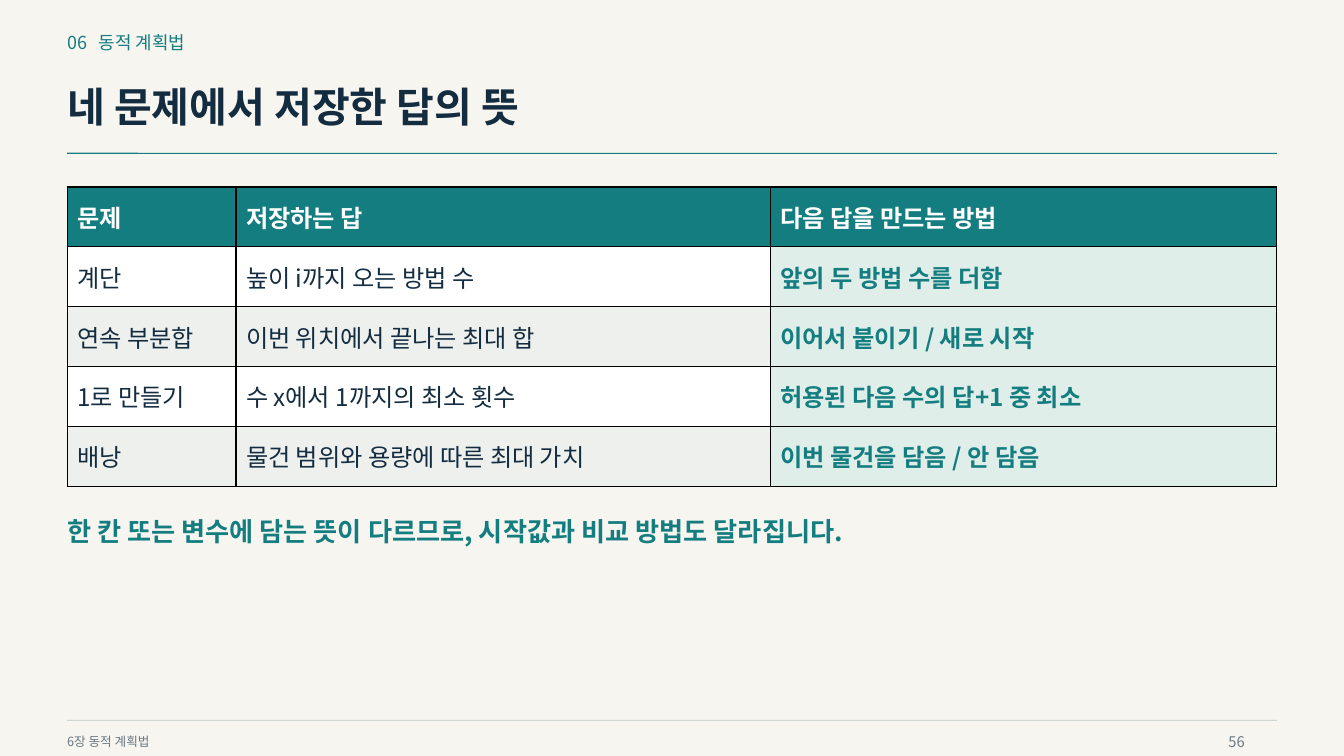
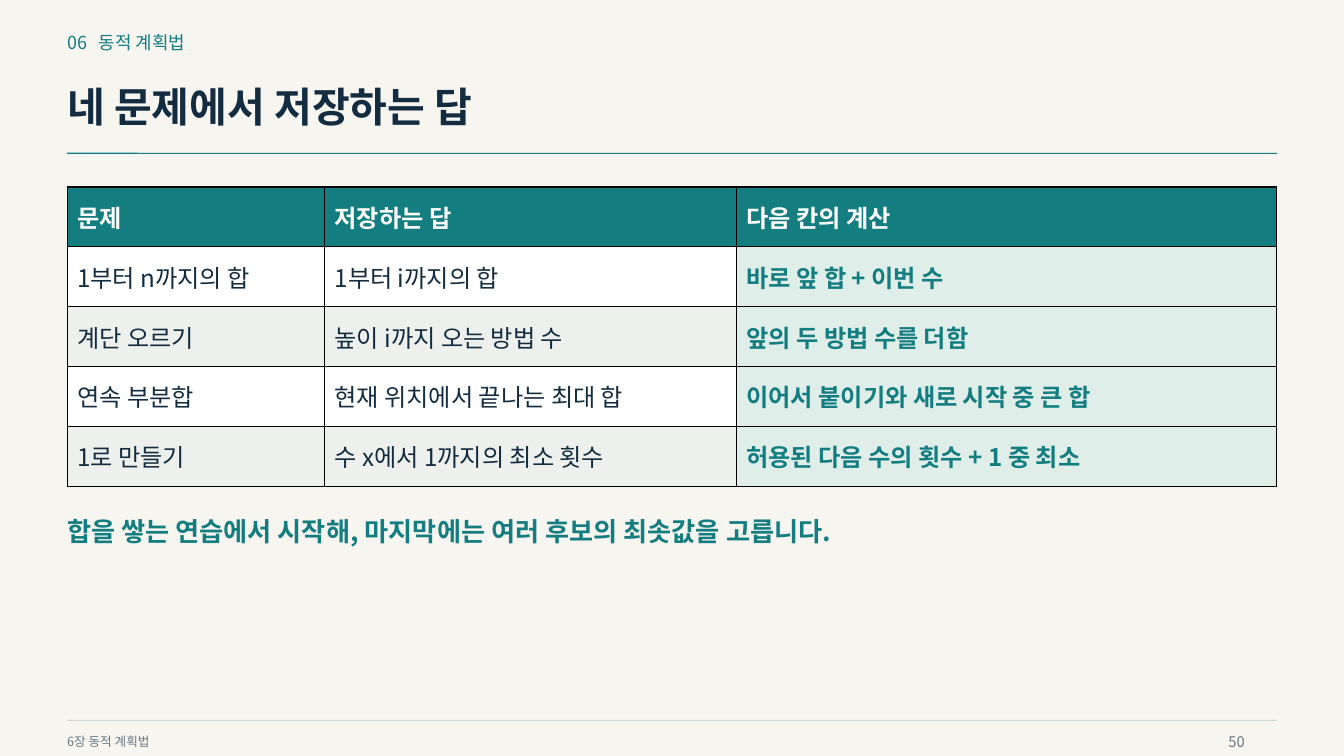
Before and after one commit to Sangdon-Park/Sangdon-Park.github.io, a slide deck: slide 50 of data/알고리즘/6장_동적_계획법.pptx (slide 56 before the commit). Drawn at 1344x756 pixels with LibreOffice and Linux fonts; fonts in the diff are those of the drawing. Boxes give left, top, right and bottom in pixels: in the first picture for what was removed or moved away, otherwise in the second. Text is boxed around its words. In the diff, an @@ line names an element or a change of style, - is before the commit and + after.

```diff
--- a/data/알고리즘/6장_동적_계획법.pptx
+++ b/data/알고리즘/6장_동적_계획법.pptx
@@ text at [67, 87, 473, 126]: text changed @@
-네 문제에서 저장한 답의 뜻
+네 문제에서 저장하는 답
@@ table at [68, 187, 1277, 486] @@
-row 1, column 3: 다음 답을 만드는 방법
+row 1, column 3: 다음 칸의 계산
-row 2: 계단 | 높이 i까지 오는 방법 수 | 앞의 두 방법 수를 더함
+row 2: 1부터 n까지의 합 | 1부터 i까지의 합 | 바로 앞 합 + 이번 수
-row 3: 연속 부분합 | 이번 위치에서 끝나는 최대 합 | 이어서 붙이기 / 새로 시작
+row 3: 계단 오르기 | 높이 i까지 오는 방법 수 | 앞의 두 방법 수를 더함
-row 4: 1로 만들기 | 수 x에서 1까지의 최소 횟수 | 허용된 다음 수의 답+1 중 최소
+row 4: 연속 부분합 | 현재 위치에서 끝나는 최대 합 | 이어서 붙이기와 새로 시작 중 큰 합
-row 5: 배낭 | 물건 범위와 용량에 따른 최대 가치 | 이번 물건을 담음 / 안 담음
+row 5: 1로 만들기 | 수 x에서 1까지의 최소 횟수 | 허용된 다음 수의 횟수 + 1 중 최소
@@ text at [67, 519, 831, 547]: text changed @@
-한 칸 또는 변수에 담는 뜻이 다르므로, 시작값과 비교 방법도 달라집니다.
+합을 쌓는 연습에서 시작해, 마지막에는 여러 후보의 최솟값을 고릅니다.
@@ text at [1228, 736, 1244, 747]: text changed @@
-56
+50
```
Also in this commit, not shown: 49 other slides changed, 1 slide added, 7 slides removed, 22 other files.
